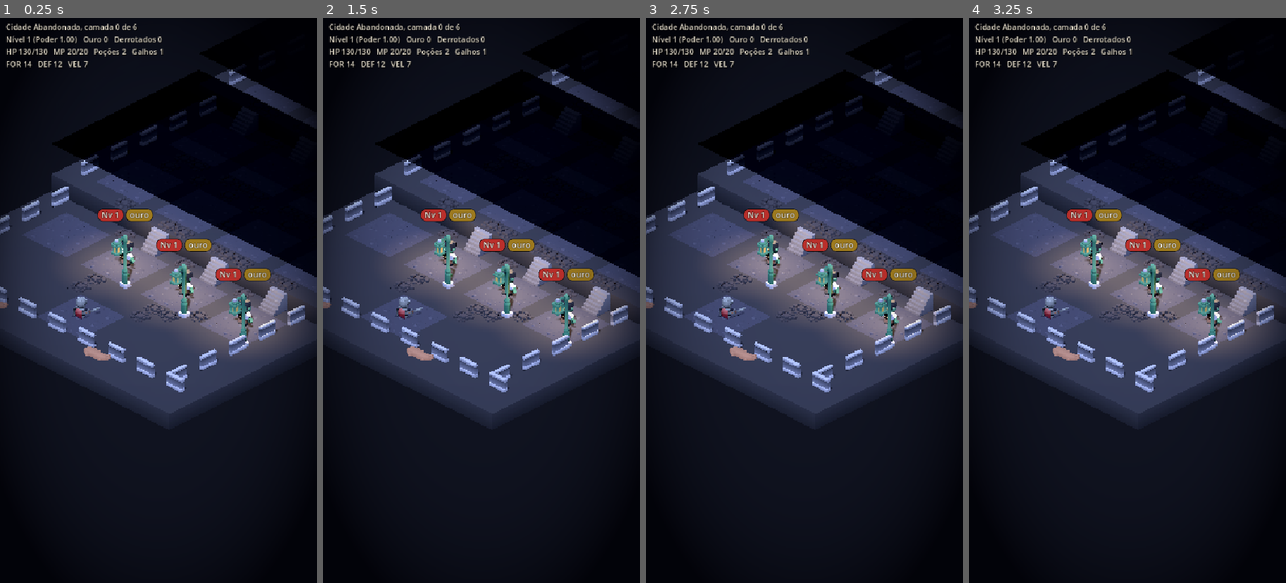
Above: before the commit, frames 1-4 (left to right).
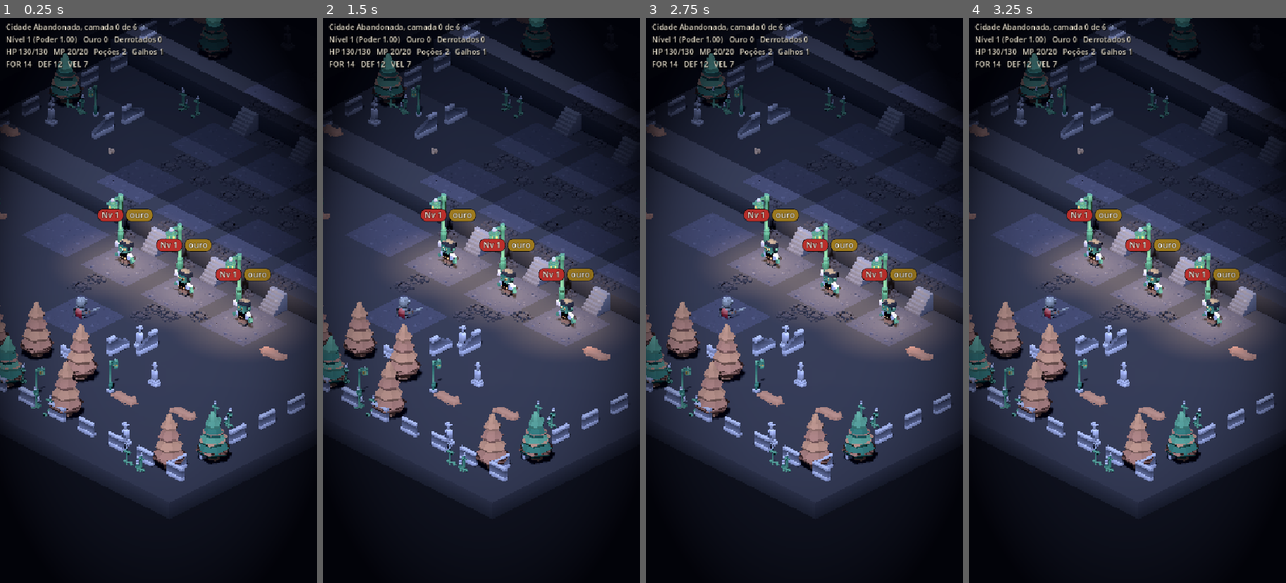
Above: after the commit, the same moments.

Repository: ohidalgojr/bibianas-quest
Game: Godot game, scene res://game/presentation/map3d/map3d_preview.tscn
Two runs of this game, one before a commit and one after it. Both use one fixed random seed, a clock stepped at 60 frames per second and the inputs below. This scene is started directly instead of the project's main scene.
Inputs (mouse positions are in pixels of both pictures, inside the frame that each line leads up to):
- Up to frame 1 (0.25 s): no input
- Up to frame 2 (1.5 s): click (449, 249) at 0.52 s; click (506, 277) at 1.27 s
- Up to frame 3 (2.75 s): click (890, 306) at 2.02 s
- Up to frame 4 (3.25 s): click (1095, 249) at 2.77 s

The runs differ from the first frame. In frame 1, 40% of the frame differs, in the area x 0-100%, y 0-88%; in frame 2, 40%; in frame 3, 40%; in frame 4, 40%.

Commit message:
TASK-036: fim da tarja preta do mapa; estudo do nó misterioso e TASK-041 (ADR-0037)
Co-Authored-By: Claude Sonnet 5.5 <noreply@anthropic.com>

Diff:
--- a/game/presentation/map3d/map3d_layout.gd
+++ b/game/presentation/map3d/map3d_layout.gd
@@ -10,7 +10,7 @@
 const LAYER_STEP: int = 5
 ## Células entre colunas vizinhas.
 const COLUMN_STEP: int = 4
-const MARGIN: int = 3
+const MARGIN: int = 9
 ## Altura de um bloco, igual à do `dirt.glb` do Mini Dungeon.
 const BLOCK_H: float = 0.9
 ## A cada quantas camadas o terreno sobe um bloco.
--- a/game/presentation/map3d/map3d_screen.gd
+++ b/game/presentation/map3d/map3d_screen.gd
@@ -18,10 +18,10 @@
 const FOG_SPEED: float = 1.6
 const STEP_SECONDS: float = 0.2
 ## Neblina por situação da camada da célula (ART-DIRECTION §3, item 3).
-const FOG_BEHIND: float = 0.5
-const FOG_AHEAD_BASE: float = 0.72
-const FOG_AHEAD_MAX: float = 0.94
-const FOG_BOSS: float = 0.55
+const FOG_BEHIND: float = 0.42
+const FOG_AHEAD_BASE: float = 0.38
+const FOG_AHEAD_MAX: float = 0.78
+const FOG_BOSS: float = 0.4
 const DECOR_PROPS: Array[String] = [
 	"gravestone-cross.glb", "gravestone-round.glb", "gravestone-broken.glb", "pine-crooked.glb",
 	"iron-fence-damaged.glb", "stone-wall-damaged.glb", "candle-multiple.glb",
@@ -210,7 +210,7 @@
 	var sheet: PlaneMesh = PlaneMesh.new()
 	sheet.size = Vector2(1.0, 1.0)
 	var shader: Shader = Shader.new()
-	shader.code = "shader_type spatial;\nrender_mode unshaded, blend_mix, depth_draw_never, cull_disabled;\nvoid fragment() {\n\tALBEDO = vec3(0.02, 0.028, 0.06);\n\tALPHA = COLOR.a;\n}\n"
+	shader.code = "shader_type spatial;\nrender_mode unshaded, blend_mix, depth_draw_never, cull_disabled;\nvoid fragment() {\n\tALBEDO = vec3(0.07, 0.09, 0.15);\n\tALPHA = COLOR.a;\n}\n"
 	var material: ShaderMaterial = ShaderMaterial.new()
 	material.shader = shader
 	sheet.material = material
@@ -245,7 +245,7 @@
 		var layer: int = layout.layer_at_row(z)
 		var alpha: float = 0.0
 		if layer > visible_layer:
-			alpha = minf(FOG_AHEAD_BASE + 0.05 * float(layer - visible_layer - 1), FOG_AHEAD_MAX)
+			alpha = minf(FOG_AHEAD_BASE + 0.14 * float(layer - visible_layer - 1), FOG_AHEAD_MAX)
 			if layer == last_layer:
 				alpha = FOG_BOSS
 		elif layer < current_layer - 1:
@@ -332,7 +332,7 @@
 		glow.omni_range = 4.2
 		glow.position = at + Vector3(0, 1.6, 0)
 		_node_root.add_child(glow)
-		_place(K_GRAVE + "lightpost-single.glb", at + Vector3(1.4, 0.0, 1.4), 0.0, 2.2, _node_root)
+		_place(K_GRAVE + "lightpost-single.glb", at + Vector3(-1.5, 0.0, -1.2), 0.0, 2.2, _node_root)
 	if state == MapView.State.CURRENT or kind == MapNode.Kind.START:
 		return
 	if node.is_fight() and not node.enemy_id.is_empty() and ModelRegistry.has_model(node.enemy_id):
--- a/tests/unit/test_map3d.gd
+++ b/tests/unit/test_map3d.gd
@@ -61,7 +61,7 @@
 	var alphas: PackedFloat32Array = screen._fog_alphas(run.current_node().layer, screen.view.visible_layer())
 	assert_eq(alphas[option_cell.y * layout.cols + option_cell.x], 0.0, "o destino aparece limpo")
 	var far_z: int = option_cell.y - Map3DLayout.LAYER_STEP * 2
-	assert_gt(alphas[far_z * layout.cols + option_cell.x], 0.6, "duas camadas adiante estão sob névoa")
+	assert_gt(alphas[far_z * layout.cols + option_cell.x], 0.45, "duas camadas adiante estão sob névoa")
 
 
 func test_tapping_a_destination_emits_the_choice() -> void:
Binary file changed: docs/tasks/prints/TASK-036-mapa-inicio.png
Binary file changed: docs/tasks/prints/TASK-036-mapa-passo3.png
Binary file changed: docs/tasks/prints/TASK-036-mapa-passo5.png
Not shown, changed: docs/GDD.md
Not shown, changed: docs/HANDOFF.md
Not shown, added: docs/design/ESTUDO-nos-misteriosos.md
Not shown, added: docs/tasks/TASK-041-no-misterioso.md
